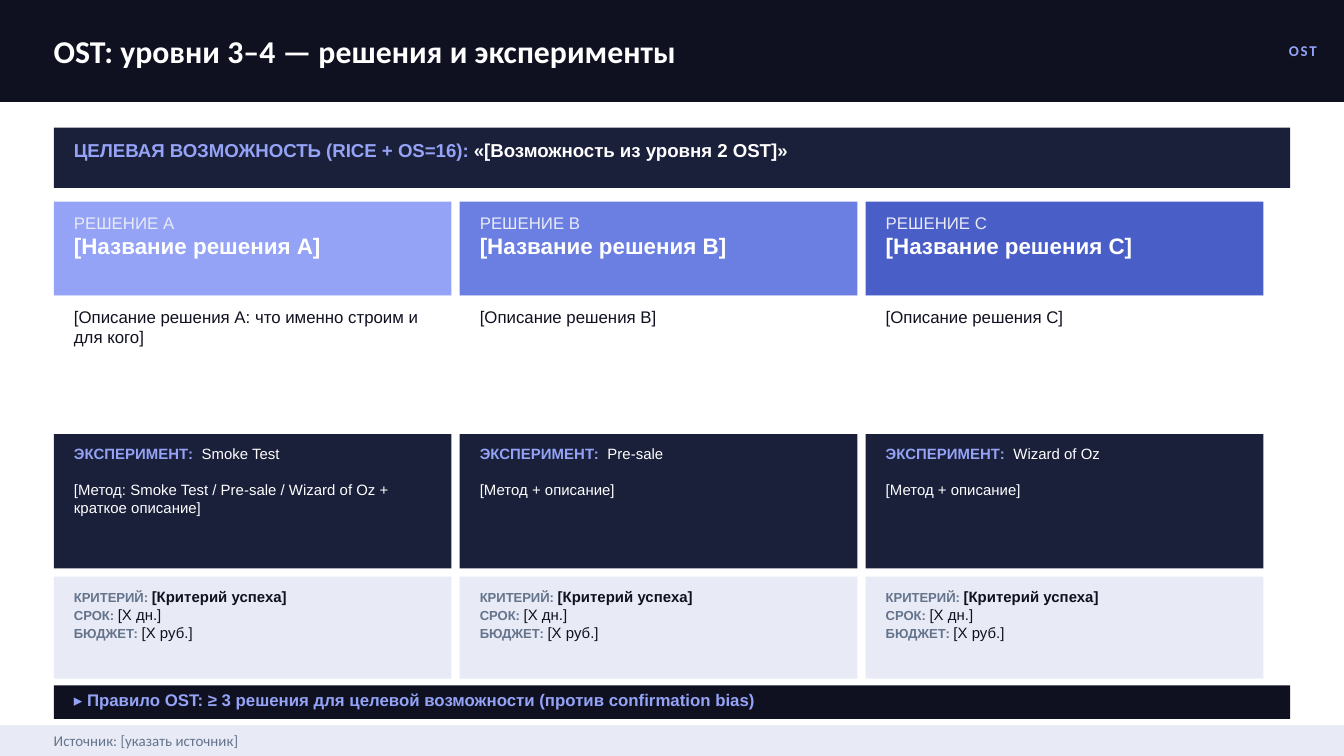
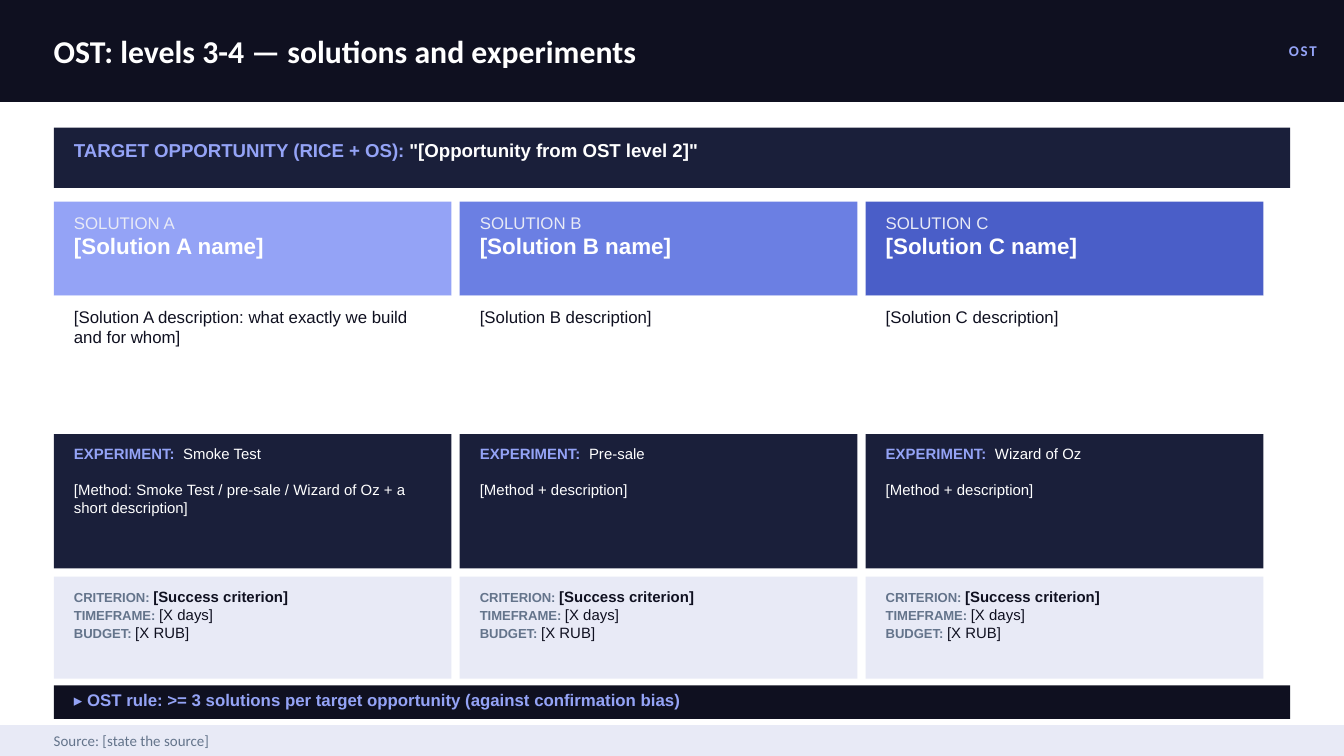
Before and after one commit to ipavelm/ultimate-product-discovery-skill, a slide deck: slide 26 of assets/presentation-template.pptx. Drawn at 1344x756 pixels with LibreOffice and Linux fonts; fonts in the diff are those of the drawing. Boxes give left, top, right and bottom in pixels: in the first picture for what was removed or moved away, otherwise in the second. Text is boxed around its words. In the diff, an @@ line names an element or a change of style, - is before the commit and + after.

```diff
--- a/assets/presentation-template.pptx
+++ b/assets/presentation-template.pptx
@@ text at box(54, 40, 635, 68): text changed @@
-OST: уровни 3–4 — решения и эксперименты
+OST: levels 3-4 — solutions and experiments
@@ text in rectangle at box(74, 143, 697, 161): text changed; text colour #94A3F6 to #FFFFFF @@
-ЦЕЛЕВАЯ ВОЗМОЖНОСТЬ (RICE + OS=16): «[Возможность из уровня 2 OST]»
+TARGET OPPORTUNITY (RICE + OS): "[Opportunity from OST level 2]"
@@ text in rectangle at box(74, 217, 264, 259): text changed @@
-РЕШЕНИЕ A
-[Название решения A]
+SOLUTION A
+[Solution A name]
@@ text in rectangle at box(480, 217, 671, 259): text changed @@
-РЕШЕНИЕ B
-[Название решения B]
+SOLUTION B
+[Solution B name]
@@ text in rectangle at box(886, 217, 1077, 259): text changed @@
-РЕШЕНИЕ C
-[Название решения C]
+SOLUTION C
+[Solution C name]
@@ text in rectangle at box(74, 310, 408, 347): text changed @@
-[Описание решения A: что именно строим и для кого]
+[Solution A description: what exactly we build and for whom]
@@ text in rectangle at box(480, 310, 652, 327): text changed @@
-[Описание решения B]
+[Solution B description]
@@ text in rectangle at box(886, 310, 1059, 327): text changed @@
-[Описание решения C]
+[Solution C description]
@@ text in rectangle at box(74, 448, 405, 516): text changed @@
-ЭКСПЕРИМЕНТ: Smoke Test
-[Метод: Smoke Test / Pre-sale / Wizard of Oz + краткое описание]
+EXPERIMENT: Smoke Test
+[Method: Smoke Test / pre-sale / Wizard of Oz + a short description]
@@ text in rectangle at box(480, 448, 645, 498): text changed @@
-ЭКСПЕРИМЕНТ: Pre-sale
-[Метод + описание]
+EXPERIMENT: Pre-sale
+[Method + description]
@@ text in rectangle at box(886, 448, 1081, 498): text changed @@
-ЭКСПЕРИМЕНТ: Wizard of Oz
-[Метод + описание]
+EXPERIMENT: Wizard of Oz
+[Method + description]
@@ text in rectangle at box(74, 591, 288, 641): text changed @@
-КРИТЕРИЙ: [Критерий успеха]
-СРОК: [X дн.]
-БЮДЖЕТ: [X руб.]
+CRITERION: [Success criterion]
+TIMEFRAME: [X days]
+BUDGET: [X RUB]
@@ text in rectangle at box(480, 591, 694, 641): text changed @@
-КРИТЕРИЙ: [Критерий успеха]
-СРОК: [X дн.]
-БЮДЖЕТ: [X руб.]
+CRITERION: [Success criterion]
+TIMEFRAME: [X days]
+BUDGET: [X RUB]
@@ text in rectangle at box(886, 591, 1100, 641): text changed @@
-КРИТЕРИЙ: [Критерий успеха]
-СРОК: [X дн.]
-БЮДЖЕТ: [X руб.]
+CRITERION: [Success criterion]
+TIMEFRAME: [X days]
+BUDGET: [X RUB]
@@ text in rectangle at box(87, 694, 680, 710): text changed @@
-▸ Правило OST: ≥ 3 решения для целевой возможности (против confirmation bias)
+▸ OST rule: >= 3 solutions per target opportunity (against confirmation bias)
@@ text at box(54, 735, 209, 748): text changed @@
-Источник: [указать источник]
+Source: [state the source]
```
Also in this commit, not shown: 24 other slides changed, 9 slides added, 9 slides removed, 6 other files.
